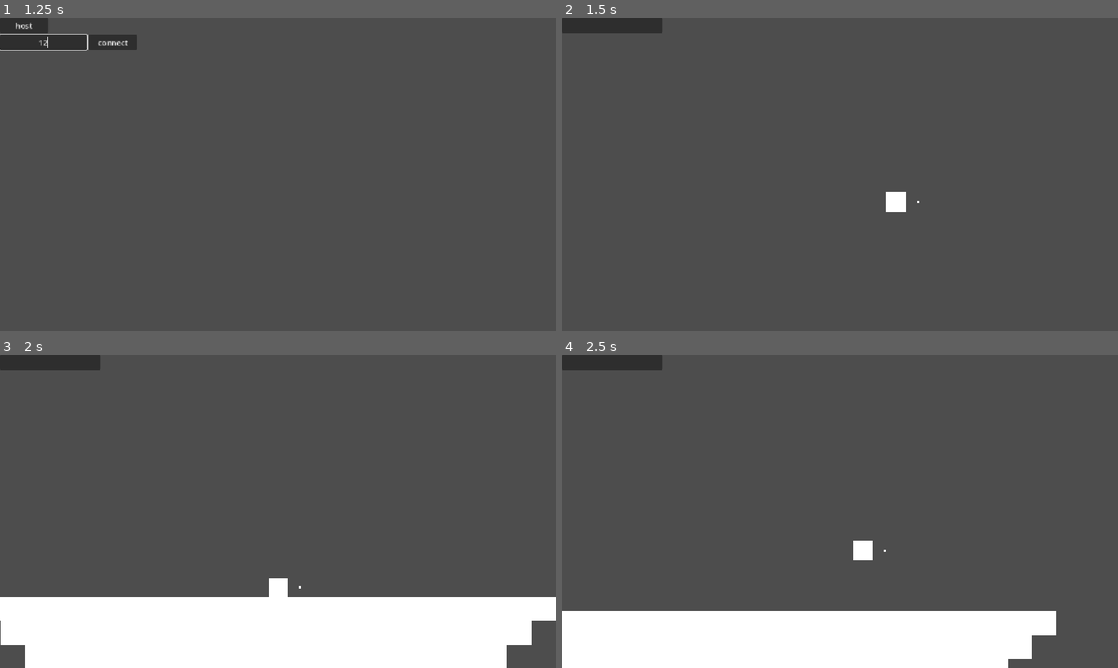
Above: before the commit, frames 1-4 (two rows, left to right).
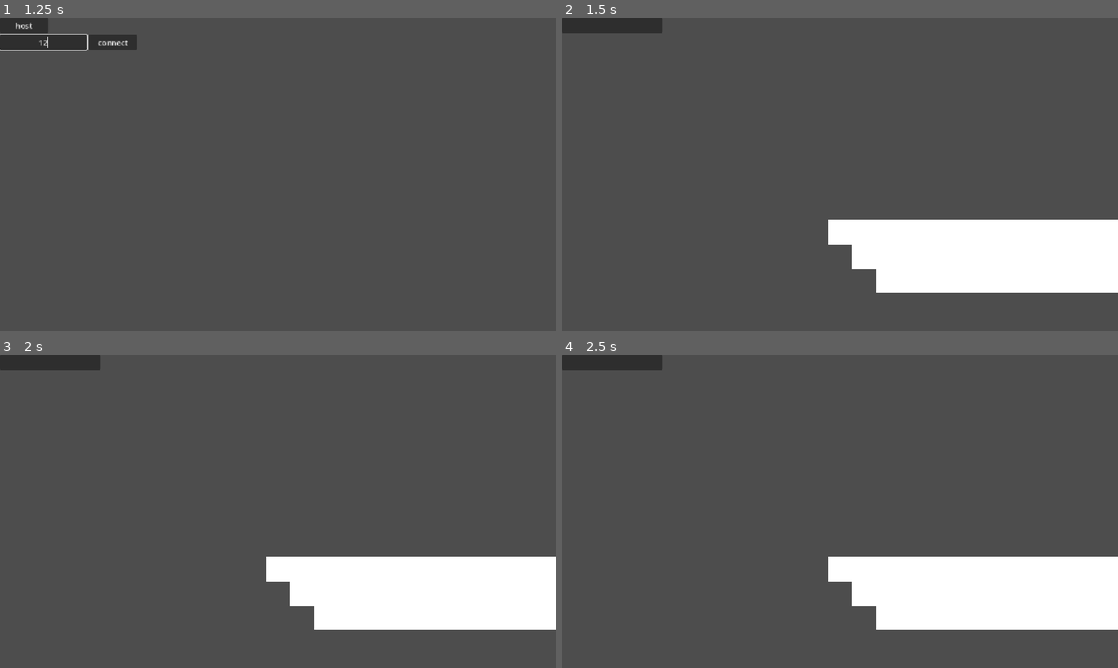
Above: after the commit, the same moments.

Repository: itsMapleLeaf/falling-box
Game: Godot game, scene res://game/main.tscn
Same seed, same stepped clock (60 frames per second), same inputs: the game is played once before the commit and once after it.
Inputs (mouse positions are in pixels of both pictures, inside the frame that each line leads up to):
- Up to frame 1 (1.25 s): click (44, 43) at 0.52 s; type "12" at 0.6 s
- Up to frame 2 (1.5 s): click "host" at 1.25 s
- Up to frame 3 (2 s): no input
- Up to frame 4 (2.5 s): tap Enter at 2 s; hold Right (move_right) from 2.03 s (still down); hold Z (grab) from 2.03 s (still down); tap Up (jump) at 2.27 s

Frame 1 is identical in both runs. In frame 2, 11% of the frame differs, in the area x 47-100%, y 55-88%; in frame 3, 24%, in the area x 0-100%, y 64-100%; in frame 4, 23%.
Error after the commit: Invalid call. Nonexistent function 'start_server' in base 'Node (Game)'. (res://game/multiplayer_menu.gd:9)

Commit message:
dedicated server scaffold

Diff:
--- a/game/gameplay.gd
+++ b/game/game.gd
@@ -1,8 +1,5 @@
-class_name Gameplay
+class_name Game
 extends Screen
-
-const MULTIPLAYER_PORT = 7586 # "TFBG" (an attempt at that)
-var multiplayer_peer := ENetMultiplayerPeer.new()
 
 @export var player_spawn_height := 500
 @export var falling_block_spawn_height := 1000
@@ -15,8 +12,6 @@
 @onready var flying_blocks: Node2D = %FlyingBlocks
 @onready var players: Node2D = %Players
 @onready var camera: Camera = %Camera
-
-var players_by_peer_id: Dictionary[int, Player] = { }
 
 
 func _ready() -> void:
@@ -31,55 +26,25 @@
 	#debug_menu.add_button("spawn block above player", _debug_spawn_block_above_player)
 
 
-func start_server() -> void:
-	multiplayer_peer.create_server(MULTIPLAYER_PORT)
-	multiplayer_peer.peer_connected.connect(_on_peer_connected)
-	multiplayer_peer.peer_disconnected.connect(_on_peer_disconnected)
-
-	multiplayer.multiplayer_peer = multiplayer_peer
-
-	_create_player(multiplayer_peer.get_unique_id())
-
-
-func start_client() -> void:
-	multiplayer_peer.create_client("localhost", MULTIPLAYER_PORT)
-	multiplayer.multiplayer_peer = multiplayer_peer
-
-
 func exit_screen() -> void:
 	multiplayer.multiplayer_peer = OfflineMultiplayerPeer.new()
 
 
-func _on_peer_connected(peer_id: int) -> void:
-	_create_player(peer_id)
-
-
-func _on_peer_disconnected(peer_id: int) -> void:
-	_remove_player(peer_id)
-
-
-func _create_player(peer_id: int) -> void:
+func add_player() -> Player:
 	var player: Player = load("uid://48dg7eo7ue11").instantiate()
 	players.add_child(player, true)
 
-	if not camera.target:
-		camera.target = player
-
-	players_by_peer_id[peer_id] = player
-
 	player.global_position = (
-		Vector2(level_bounds.get_center()) * Constants.LEVEL_CELL_SIZE - Vector2(
-				0,
-				player_spawn_height,
-		)
+		Vector2(level_bounds.get_center()) * Constants.LEVEL_CELL_SIZE
+		- Vector2(0, player_spawn_height)
 	)
 	player.velocity = Vector2.ZERO
 	player.block_yeeted.connect(_on_player_block_yeeted)
 
+	return player
 
-func _remove_player(peer_id: int) -> void:
-	var player := players_by_peer_id[peer_id]
-	players_by_peer_id.erase(peer_id)
+
+func remove_player(player: Player) -> void:
 	player.queue_free()
 
 
@@ -94,8 +59,8 @@
 	if multiplayer.is_server():
 		var block: Node2D = load("uid://bc6jrwvfpr8s5").instantiate()
 		block.global_position = Vector2(
-				randi_range(level_bounds.position.x, level_bounds.end.x - 1) * Constants.LEVEL_CELL_SIZE,
-				-falling_block_spawn_height,
+			randi_range(level_bounds.position.x, level_bounds.end.x - 1) * Constants.LEVEL_CELL_SIZE,
+			-falling_block_spawn_height,
 		)
 		falling_blocks.add_child(block, true)
 
--- a/game/gameplay.tscn
+++ b/game/game.tscn
@@ -1,6 +1,6 @@
 [gd_scene format=3 uid="uid://bhljs2y0to2fx"]
 
-[ext_resource type="Script" uid="uid://dhkb1ciy68gip" path="res://game/gameplay.gd" id="1_uqntx"]
+[ext_resource type="Script" uid="uid://dhkb1ciy68gip" path="res://game/game.gd" id="1_uqntx"]
 [ext_resource type="PackedScene" uid="uid://hkgcke44mre4" path="res://game/camera.tscn" id="2_dxrkv"]
 [ext_resource type="PackedScene" uid="uid://drrfhf8cuabel" path="res://game/gameplay_debug_menu.tscn" id="4_u5opy"]
 
--- a/game/main.gd
+++ b/game/main.gd
@@ -2,5 +2,34 @@
 
 
 func _ready() -> void:
+	# get launch args
+	var args := OS.get_cmdline_args()
+	prints("Launch args: ", args)
+
+	match Array(args):
+		["host", var port]:
+			_start_host(int(port))
+		["join", var host, var port]:
+			_start_client(host, int(port))
+		[]:
+			_start_menu()
+		_:
+			push_error("Invalid launch arguments: " + str(args))
+			get_tree().quit()
+
+
+func _start_menu() -> void:
 	var multiplayer_menu := load("uid://b1carwajjk4ir")
 	ScreenManager.switch(multiplayer_menu.instantiate())
+
+
+func _start_host(port: int) -> void:
+	var server: MultiplayerServer = load("res://game/multiplayer_server.tscn").instantiate()
+	ScreenManager.switch(server)
+	server.start(port)
+
+
+func _start_client(host: String, port: int) -> void:
+	var client: MultiplayerClient = load("res://game/multiplayer_client.tscn").instantiate()
+	ScreenManager.switch(client)
+	client.start(host, port)
--- a/game/multiplayer_client.gd
+++ b/game/multiplayer_client.gd
@@ -1,10 +1,11 @@
+class_name MultiplayerClient
 extends Screen
 
 var peer := ENetMultiplayerPeer.new()
 
 
-func _ready() -> void:
-	peer.create_client("localhost", 7586)
+func start(host: String, port: int) -> void:
+	peer.create_client(host, port)
 	multiplayer.multiplayer_peer = peer
 
 
--- a/game/multiplayer_menu.gd
+++ b/game/multiplayer_menu.gd
@@ -4,12 +4,12 @@
 
 
 func _on_host_button_pressed() -> void:
-	var gameplay: Gameplay = load("uid://bhljs2y0to2fx").instantiate()
+	var gameplay: Game = load("uid://bhljs2y0to2fx").instantiate()
 	ScreenManager.switch(gameplay)
 	gameplay.start_server()
 
 
 func _on_connect_button_pressed() -> void:
-	var gameplay: Gameplay = load("uid://bhljs2y0to2fx").instantiate()
+	var gameplay: Game = load("uid://bhljs2y0to2fx").instantiate()
 	ScreenManager.switch(gameplay)
 	gameplay.start_client()
--- a/game/multiplayer_server.gd
+++ b/game/multiplayer_server.gd
@@ -1,19 +1,19 @@
+class_name MultiplayerServer
 extends Screen
 
 var peer := ENetMultiplayerPeer.new()
 
 @onready var game: Game = %Game
-var player: Player
+
+var players_by_peer_id: Dictionary[int, Player] = { }
 
 
-func _ready() -> void:
-	peer.create_server(7586)
+func start(port: int) -> void:
+	peer.create_server(port)
 	multiplayer.multiplayer_peer = peer
 
 	multiplayer.peer_connected.connect(_on_peer_connected)
 	multiplayer.peer_disconnected.connect(_on_peer_disconnected)
-
-	player = game.spawn_player()
 
 
 func exit_screen() -> void:
@@ -23,13 +23,20 @@
 func _on_peer_connected(id: int) -> void:
 	prints("connected:", id)
 
+	var player: Player = game.add_player()
+	players_by_peer_id[id] = player
+
+	if not game.camera.target:
+		game.camera.target = player
+
 
 func _on_peer_disconnected(id: int) -> void:
 	prints("disconnected:", id)
 
-
-func _on_stop_button_pressed() -> void:
-	_leave()
+	var player := players_by_peer_id[id]
+	if player:
+		game.remove_player(player)
+		players_by_peer_id.erase(id)
 
 
 func _unhandled_key_input(event: InputEvent) -> void:
--- a/game/multiplayer_server.tscn
+++ b/game/multiplayer_server.tscn
@@ -1,22 +1,10 @@
 [gd_scene format=3 uid="uid://e26iex8f85mj"]
 
 [ext_resource type="Script" uid="uid://hv17650wfjli" path="res://game/multiplayer_server.gd" id="1_wck1c"]
-[ext_resource type="PackedScene" uid="uid://bhljs2y0to2fx" path="res://game/gameplay.tscn" id="2_es08d"]
+[ext_resource type="PackedScene" uid="uid://bhljs2y0to2fx" path="res://game/game.tscn" id="2_es08d"]
 
 [node name="Server" type="Node" unique_id=1470199767]
 script = ExtResource("1_wck1c")
 
 [node name="Game" parent="." unique_id=1834170711 instance=ExtResource("2_es08d")]
 unique_name_in_owner = true
-
-[node name="UI" type="CanvasLayer" parent="." unique_id=357548715]
-
-[node name="VBoxContainer" type="VBoxContainer" parent="UI" unique_id=1025200018]
-offset_right = 40.0
-offset_bottom = 40.0
-
-[node name="StopButton" type="Button" parent="UI/VBoxContainer" unique_id=1473369805]
-layout_mode = 2
-text = "stop server"
-
-[connection signal="pressed" from="UI/VBoxContainer/StopButton" to="." method="_on_stop_button_pressed"]
Renamed: game/gameplay.gd.uid -> game/game.gd.uid
